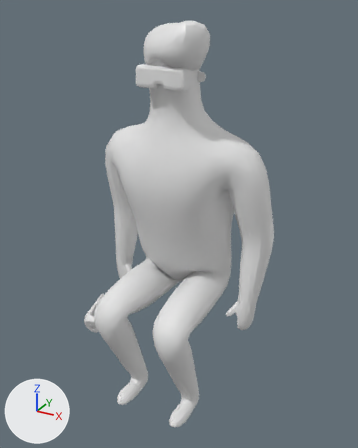
The FBX model Assets/Models/Player/Animations/New/1106/157-160VR眼睛_坐.fbx as it was, and as the next commit left it.
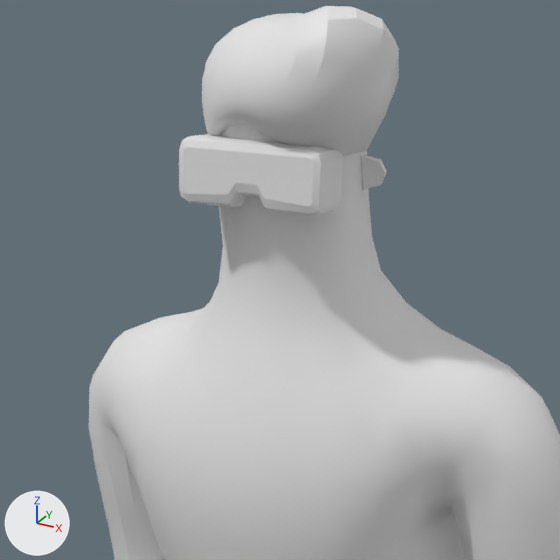
There are two pictures of each version: one whole from a 50 mm camera at (0.83, -1.382, 1.465) aimed at (0.032, 0.07, 0.739), one close up on the part from 21% to 74% of the width and 4% to 46% of the height. The axes (+X, +Y, +Z) are drawn at lower left. The lights are the same throughout. Both versions are drawn at frame 136 of the action 'CINEMA_4D_Main'; the numbers are the values there.

Before the edit, the objects in view are built like this:
```python
me_mesh = bpy.data.meshes.new('Mesh')
me_mesh.from_pydata(...)  # 138 vertices, 196 faces; spans x -8.7..8.7, y -3.4..3.4, z -0.7..4.2
me_mesh_003 = bpy.data.meshes.new('Mesh.003')
me_mesh_003.from_pydata(...)  # 721 vertices, 719 faces; spans x -8.1..15.4, y 154.9..176.9, z -8.1..13.1
me_mesh_004 = bpy.data.meshes.new('Mesh.004')
me_mesh_004.from_pydata(...)  # 24 vertices, 24 faces; spans x -9.2..11.6, y 157.2..160.8, z -0.3..4.9
ob_ears = bpy.data.objects.new('ears', me_mesh_004)
ob_ears.location = (0.0, 0.317, -0.317)
ob_ears.rotation_euler = (1.709, 0.0, 0.0)  # degrees (98, 0, 0)
ob_ears.scale = (0.01, 0.01, 0.01)
ob_hair = bpy.data.objects.new('hair', me_mesh_003)
ob_hair.location = (0.0, 0.317, -0.317)
ob_hair.rotation_euler = (1.709, 0.0, 0.0)  # degrees (98, 0, 0)
ob_hair.scale = (0.01, 0.01, 0.01)
ob_vr = bpy.data.objects.new('VR', me_mesh)
ob_vr.location = (0.013, 0.013, 1.26)
ob_vr.rotation_euler = (1.535, 0.0245, 0.0239)  # degrees (88, 1.4, 1.4)
ob_vr.scale = (0.01, 0.01, 0.01)
# also in view: 'mesh' at (0.019, 0.051, 0.702)
```
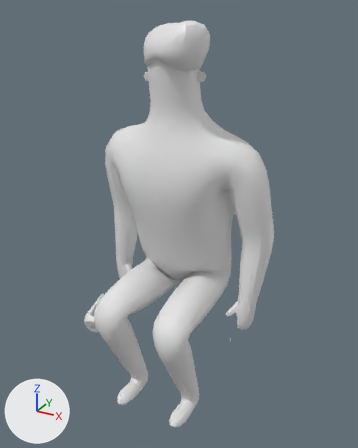
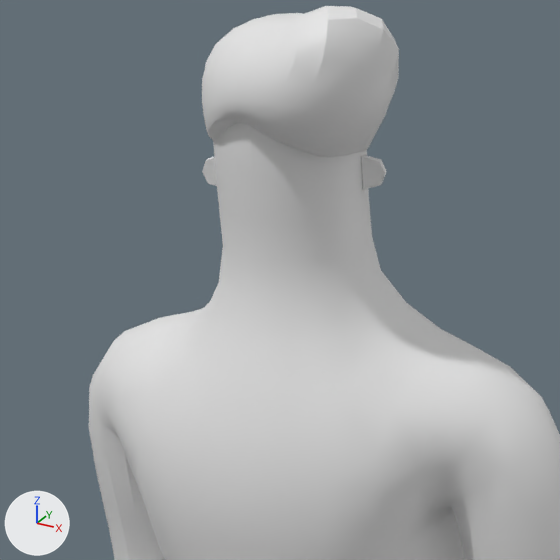
What changed in the scene script:
```text
Change ob_vr:
    ob_vr.location: (0.013, 0.013, 1.26) -> (0.245, 0.085, 0.294)
    ob_vr.rotation_euler: (1.535, 0.0245, 0.0239) -> (-1.301, -1.287, -1.205)  # degrees (88, 1.4, 1.4) -> degrees (-75, -74, -69)
    ob_vr.scale: (0.01, 0.01, 0.01) -> (0.000997, 0.000997, 0.000997)
```

Where the change shows, as pixel boxes [x1, y1, x2, y2] in the close-ups (560 x 560 px):
'VR', moved, turned, rescaled (not visible afterwards): before [179, 134, 343, 216]
